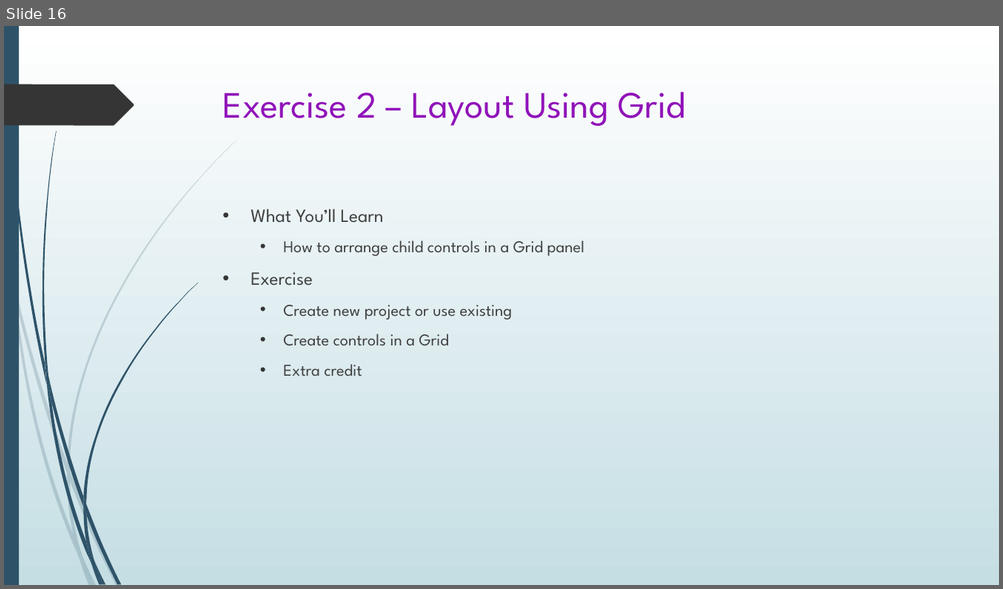
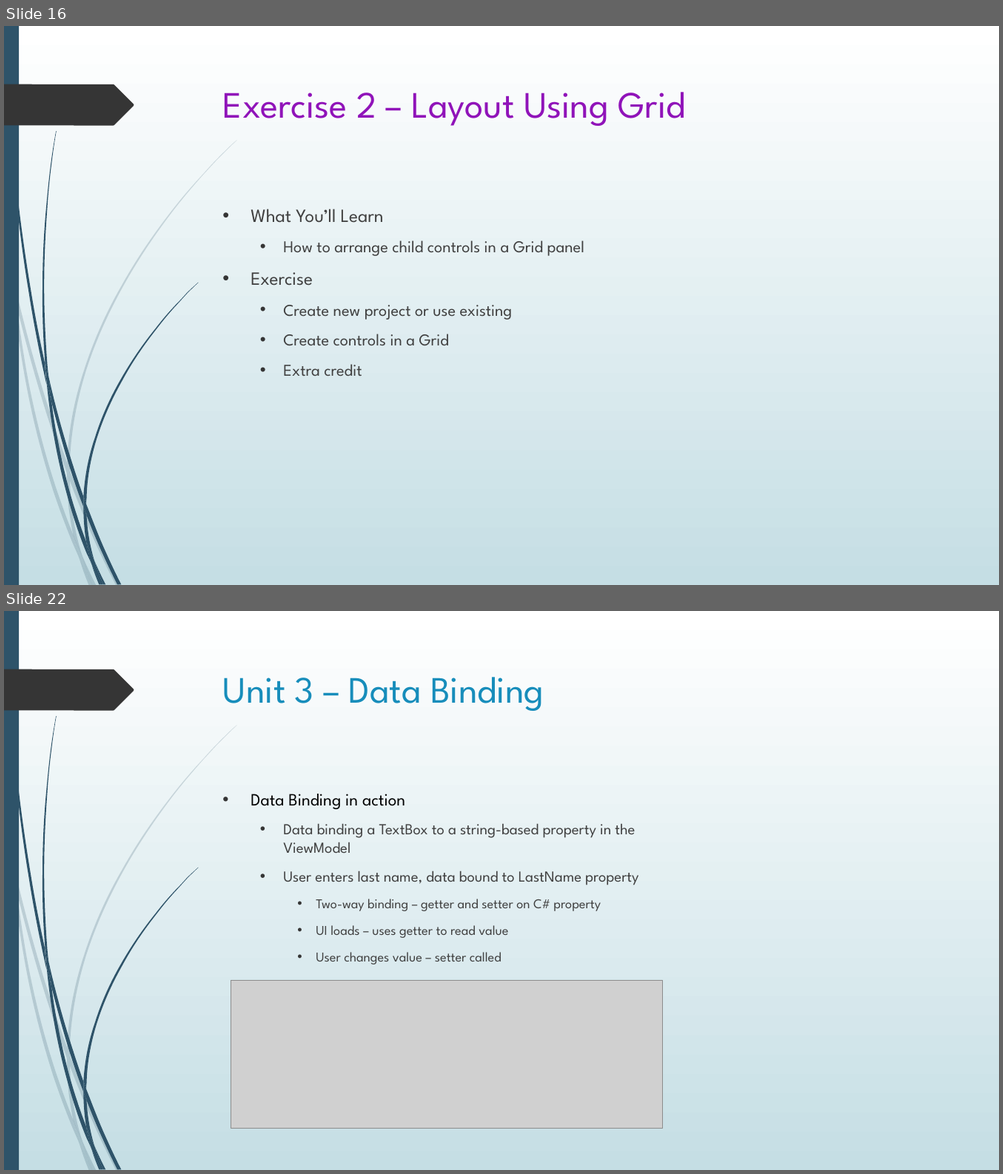
Before and after one commit to seanpsexton/wpf-workshop-solutions, a slide deck: WPF-Workshop-Sexton-Oct2023.pptx. Shown one above the other, each under a label of ours: slide 16 before the commit, slides 16 and 22 after it; the slides between them are not shown. The pictures are 1003x589 and 1003x1174 pixels, drawn with LibreOffice and Linux fonts; fonts in the diff are those of the drawing; grey boxes stand for pictures. Boxes give left, top, right and bottom in pixels: in the first picture for what was removed or moved away, otherwise in the second. Text is boxed around its words. In the diff, an @@ line names an element or a change of style, - is before the commit and + after.

Commit message:
Working on Unit 3

```diff
--- a/WPF-Workshop-Sexton-Oct2023.pptx
+++ b/WPF-Workshop-Sexton-Oct2023.pptx
@@ slide 22 added at [4,611,999,1170], background gradient #FFFFFF to #C5DEE5; not listed: 24 template elements that a slide beside it also shows @@
@@ title added at [223,677,543,711], 36 pt, text #178DBB @@
+Unit 3 – Data Binding
@@ text added at [250,794,638,965], 14.8 pt, text #404040 @@
+• Data Binding in action
+  • Data binding a TextBox to a string-based property in the ViewModel
+  • User enters last name, data bound to LastName property
+    • Two-way binding – getter and setter on C# property
+    • UI loads – uses getter to read value
+    • User changes value – setter called
@@ picture added at [231,981,662,1129] @@
```
Also in this commit, not shown: 6 other slides added, 1 other file.
